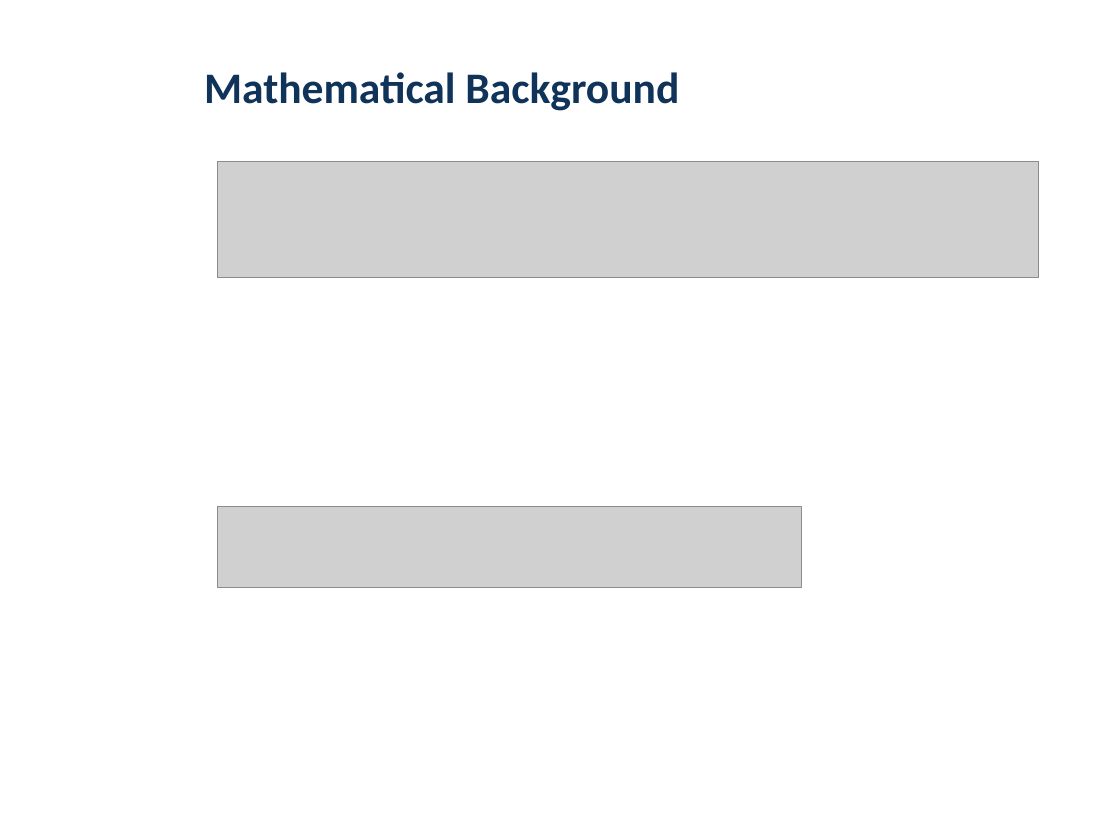
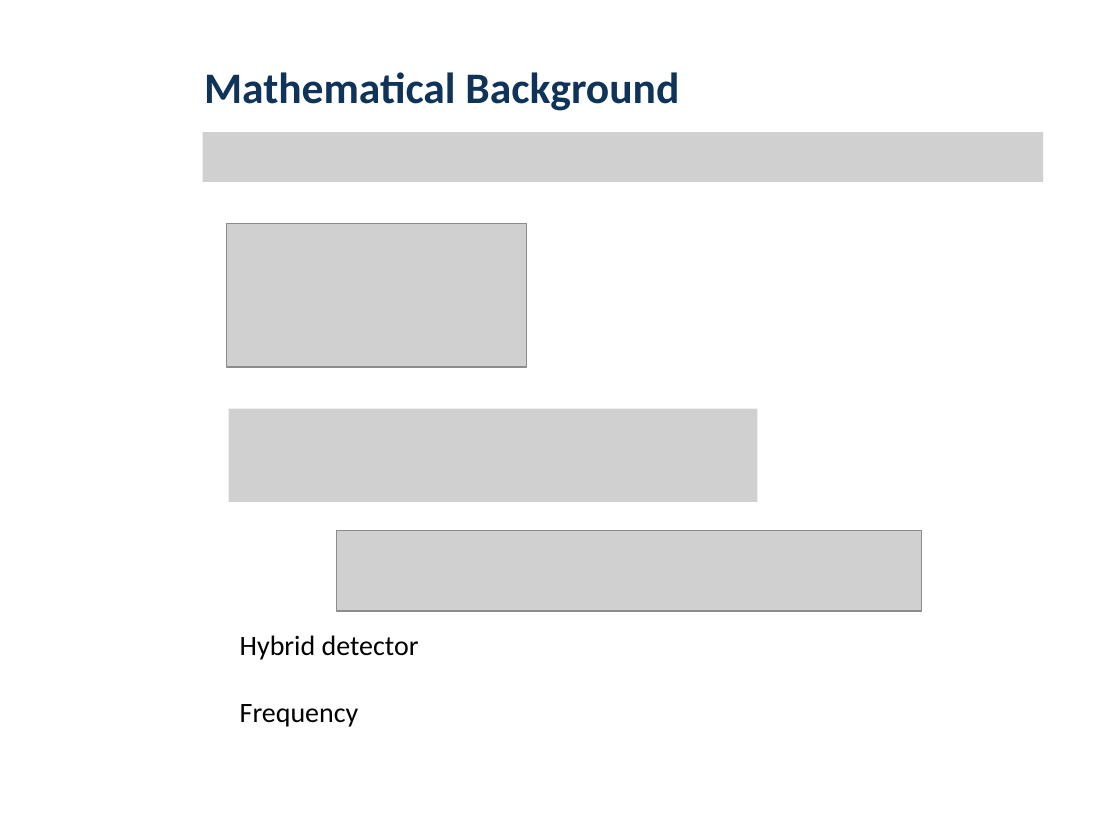
Before and after one commit to mbmartins/MATLABcodes, a slide deck: slide 6 of AMPS2019/AMPS-2019.pptx (slide 5 before the commit). Drawn at 1120x840 pixels with LibreOffice and Linux fonts; fonts in the diff are those of the drawing; grey boxes stand for pictures; background and template pictures are left out. Boxes give left, top, right and bottom in pixels: in the first picture for what was removed or moved away, otherwise in the second. Text is boxed around its words. In the diff, an @@ line names an element or a change of style, - is before the commit and + after.

```diff
--- a/AMPS2019/AMPS-2019.pptx
+++ b/AMPS2019/AMPS-2019.pptx
@@ picture added at bbox=[203, 132, 1043, 181] @@
@@ picture removed at bbox=[217, 161, 1038, 278] @@
@@ picture added at bbox=[226, 223, 526, 366] @@
@@ picture added at bbox=[228, 409, 757, 502] @@
@@ picture: place and size @@
-picture at bbox=[217, 506, 802, 587]
+picture at bbox=[337, 530, 922, 610]
@@ text added at bbox=[240, 635, 419, 727], 18 pt, text #000000 @@
+Hybrid detector
+Frequency
```
Also in this commit, not shown: 3 other slides changed, 11 slides added, 1 slide removed.
